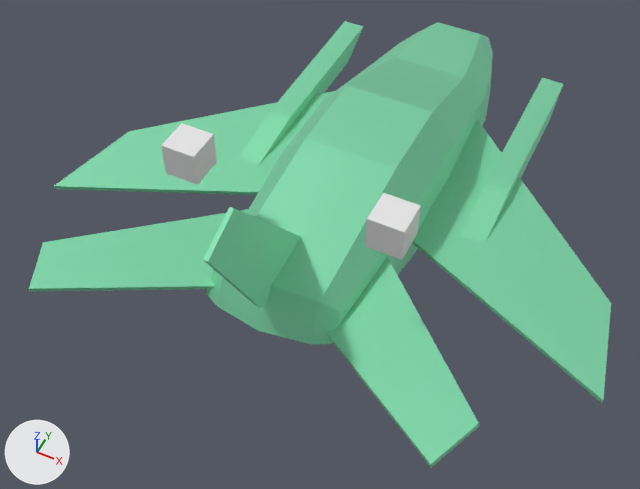
The glTF model Objects/Friendlies/Mining Ship.glb as it was, and as the next commit left it.
Camera for both pictures: a 50 mm camera at (6.0, -15.84, 15.32) aimed at (-0.16, -3.51, -0.09). The axes (+X, +Y, +Z) are drawn at lower left. The lights are the same throughout. The picture after the commit comes second. Where no turn or scale is listed for an object, it has been applied to the vertices.

The scene before the commit, as lines of its bpy script (objects in view):
```python
ob_cube_020 = bpy.data.objects.new('Cube 020', me_cube_020)
ob_cube_020.location = (-2.98, 1.55, -0.01)
ob_mining_ship_engine_r = bpy.data.objects.new('Mining Ship Engine R', me_mining_ship_engine_r)
ob_mining_ship_engine_r.location = (2.2, -5.24, 3.33)
ob_mining_ship_tail_h = bpy.data.objects.new('Mining Ship Tail H', me_mining_ship_tail_h)
ob_mining_ship_tail_h.location = (-3.36, -6.13, 1.0)
ob_mining_ship_tail_v = bpy.data.objects.new('Mining Ship Tail V', me_mining_ship_tail_v)
ob_mining_ship_tail_v.location = (0.0, -6.14, 2.09)
ob_mining_ship_wing = bpy.data.objects.new('Mining Ship Wing', me_mining_ship_wing)
ob_mining_ship_wing.location = (-2.68, 0.36, -0.01)
ob_origin_mining_ship = bpy.data.objects.new('Origin Mining Ship', me_origin_mining_ship)
ob_origin_mining_ship.location = (0.0, 0.0, 0.0)
# also in view: 'Mining Ship Engine L' at (-2.2, -5.24, 3.33)
```
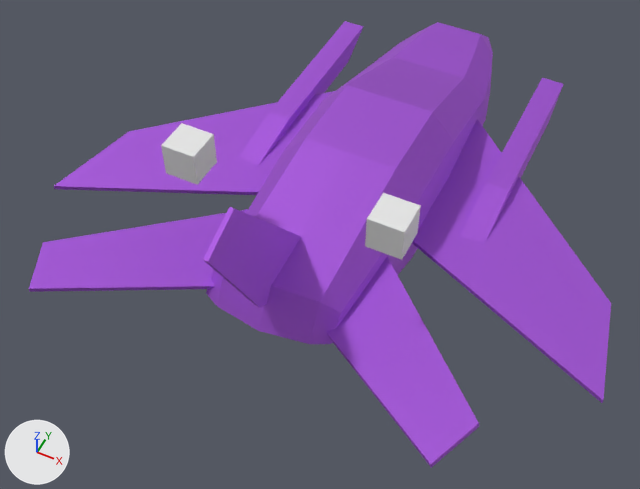
Patch to the scene script:
```diff
--- a/Objects/Friendlies/Mining Ship.glb.py
+++ b/Objects/Friendlies/Mining Ship.glb.py
@@ mat_fighter_frame @@
 mat_fighter_frame = principled_material('Fighter Frame')
-mat_fighter_frame.base_color = (0.319, 0.763, 0.522)  # green #99e2bf
+mat_fighter_frame.base_color = (0.482, 0.155, 0.763)  # purple #b86ee2
 mat_fighter_frame.metallic = 1.0
```

What differs and where, as boxes [x1, y1, x2, y2] in the pictures (640 x 489 px):
'Origin Mining Ship', recoloured (green to purple)
    both: [206, 22, 493, 344]
'Mining Ship Wing', recoloured (green to purple)
    both: [54, 91, 611, 403]
'Mining Ship Tail H', recoloured (green to purple)
    both: [29, 209, 479, 468]
'Cube 020', recoloured
    both: [239, 21, 564, 243]
'Mining Ship Tail V', recoloured (green to purple)
    both: [203, 207, 301, 308]
